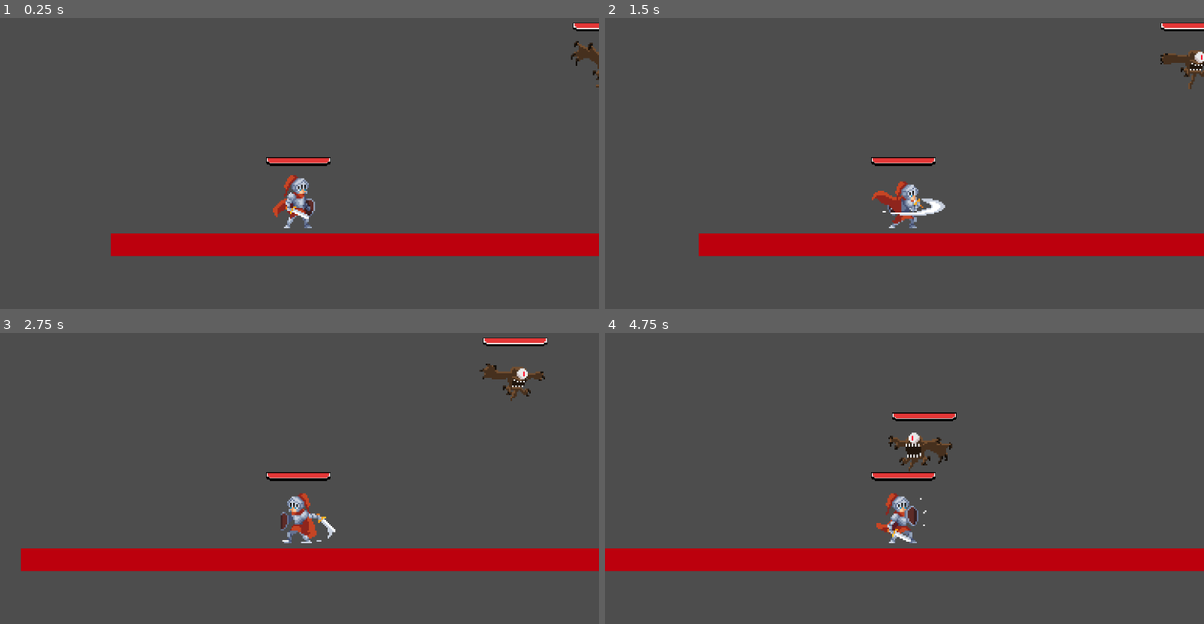
Above: before the commit, frames 1-4 (two rows, left to right).
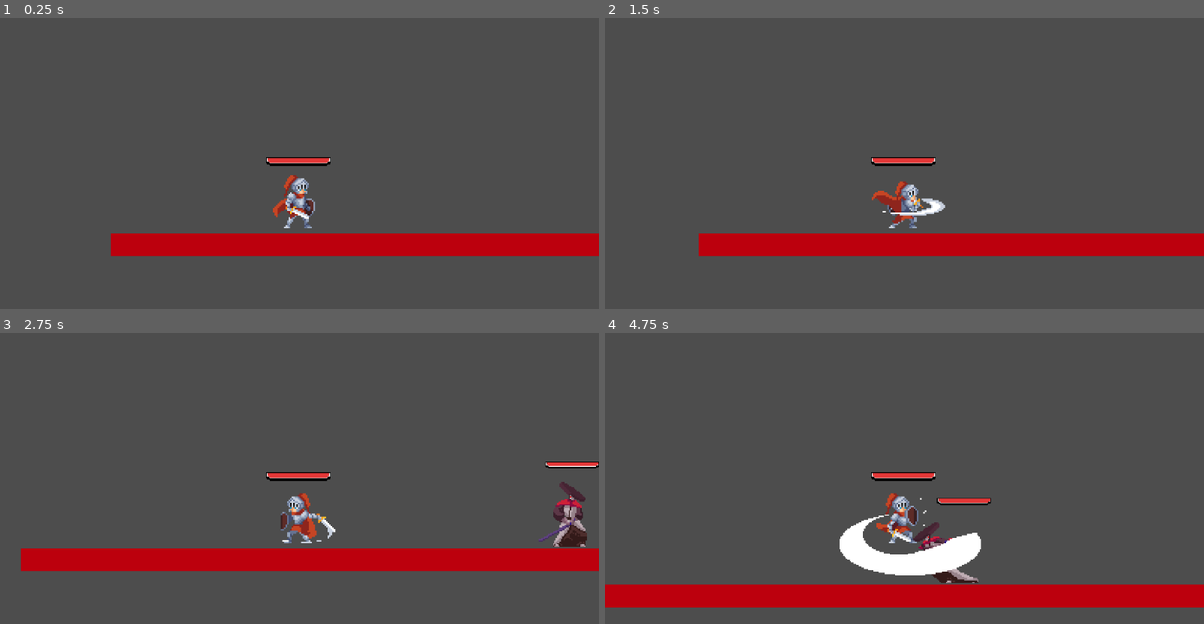
Above: after the commit, the same moments.

Repository: sky-monarch/holdThePanch
Game: Godot game, scene res://src/world.tscn
The game is run twice, just before and just after one commit, with the same random seed, the same clock (stepped at 60 frames per second) and the same inputs.
Inputs (mouse positions are in pixels of both pictures, inside the frame that each line leads up to):
- Up to frame 1 (0.25 s): no input
- Up to frame 2 (1.5 s): move the mouse to (1036, 125) at 0.52 s; hold D (right) from 0.53 s (still down); click (1036, 125) at 0.6 s; tap W (jump) at 0.77 s; right-click (1036, 125) at 0.8 s; move the mouse to (784, 157) at 1.27 s; right-click (784, 157) at 1.35 s
- Up to frame 3 (2.75 s): tap W (jump) at 1.52 s; click (179, 472) at 1.55 s; move the mouse to (359, 382) at 2.02 s; release D (right) at 2.03 s; hold A (left) from 2.03 s (still down); click (359, 382) at 2.1 s; right-click (359, 382) at 2.3 s
- Up to frame 4 (4.75 s): move the mouse to (874, 522) at 2.77 s; release A (left) at 2.78 s; hold D (right) 2.78-4.28 s; right-click (874, 522) at 2.85 s; tap W (jump) at 3.02, 3.77, 4.52 s; click (874, 522) at 3.05 s; move the mouse to (1084, 507) at 3.52 s; hold Shift (run) 3.53-4.28 s; right-click (1084, 507) at 3.8 s; move the mouse to (724, 405) at 4.27 s; hold A (left) from 4.28 s (still down); click (724, 405) at 4.35 s

The runs differ from the first frame. In frame 1, 0.4% of the frame differs, in the area x 95-100%, y 1-24%; in frame 2, 0.6%; in frame 3, 1.9%; in frame 4, 18%, in the area x 0-100%, y 27-95%.

Commit message:
Добавлен новый враг Самурай

Diff:
--- a/scripts/enemy.gd
+++ b/scripts/enemy.gd
@@ -74,16 +74,22 @@
 		return
 
 	is_attacking = true
+	can_attack = false
 	anim.play("Attack")
 
 	await get_tree().create_timer(0.3).timeout
-	if is_attacking and can_attack and player and player.has_method("take_damage") and not player.is_defend:
+
+	if is_attacking and player and player.has_method("take_damage") and not player.is_defend:
 		var bodies_in_range = attack_area.get_overlapping_bodies()
 		for body_attack in bodies_in_range:
 			if body_attack.is_in_group("player"):
 				player.take_damage(damage)
 				break
-	await anim.animation_finished
+	var animation_timeout = get_tree().create_timer(2.0)
+	var animation_finished = anim.animation_finished
+
+	@warning_ignore("standalone_expression")
+	await animation_finished or animation_timeout.timeout
 	is_attacking = false
 
 	await get_tree().create_timer(attack_cooldown).timeout
--- /dev/null
+++ b/scripts/samurai.gd
@@ -0,0 +1 @@
+extends EnemyGrav
--- /dev/null
+++ b/src/samurai.tscn
@@ -0,0 +1,311 @@
+[gd_scene load_steps=45 format=3 uid="uid://c31ph8n8ip0hy"]
+
+[ext_resource type="Script" uid="uid://cxa5olfv4qeij" path="res://scripts/samurai.gd" id="1_se4ij"]
+[ext_resource type="Texture2D" uid="uid://b4w7p5co4b8xx" path="res://resourse/sprites/Samurai/Attack2.png" id="2_cclru"]
+[ext_resource type="Texture2D" uid="uid://c77e0nffp2ur6" path="res://resourse/sprites/Samurai/Death.png" id="3_fknwx"]
+[ext_resource type="Texture2D" uid="uid://coyermunsojk7" path="res://resourse/sprites/Samurai/Take Hit - white silhouette.png" id="4_ou2a8"]
+[ext_resource type="Texture2D" uid="uid://w83u1gxv885b" path="res://resourse/sprites/Samurai/Idle.png" id="5_rewsh"]
+[ext_resource type="Texture2D" uid="uid://o74v3yr2n2r5" path="res://resourse/sprites/Samurai/Run.png" id="6_mwpp3"]
+[ext_resource type="Texture2D" uid="uid://drvc6e78shxy2" path="res://resourse/sprites/helth/Pixel1_Healthbar_0002_pixel1_border.png" id="7_vyh55"]
+[ext_resource type="Texture2D" uid="uid://3ie0ir08wrks" path="res://resourse/sprites/helth/Pixel1_Healthbar_0001_pixel1_healthbar.png" id="8_kfsqo"]
+
+[sub_resource type="AtlasTexture" id="AtlasTexture_vwqtd"]
+atlas = ExtResource("2_cclru")
+region = Rect2(0, 0, 200, 200)
+
+[sub_resource type="AtlasTexture" id="AtlasTexture_04t87"]
+atlas = ExtResource("2_cclru")
+region = Rect2(200, 0, 200, 200)
+
+[sub_resource type="AtlasTexture" id="AtlasTexture_4jqbi"]
+atlas = ExtResource("2_cclru")
+region = Rect2(400, 0, 200, 200)
+
+[sub_resource type="AtlasTexture" id="AtlasTexture_uw2rx"]
+atlas = ExtResource("2_cclru")
+region = Rect2(600, 0, 200, 200)
+
+[sub_resource type="AtlasTexture" id="AtlasTexture_ukoth"]
+atlas = ExtResource("2_cclru")
+region = Rect2(800, 0, 200, 200)
+
+[sub_resource type="AtlasTexture" id="AtlasTexture_chs0g"]
+atlas = ExtResource("2_cclru")
+region = Rect2(1000, 0, 200, 200)
+
+[sub_resource type="AtlasTexture" id="AtlasTexture_5h02h"]
+atlas = ExtResource("3_fknwx")
+region = Rect2(0, 0, 200, 200)
+
+[sub_resource type="AtlasTexture" id="AtlasTexture_h6ijg"]
+atlas = ExtResource("3_fknwx")
+region = Rect2(200, 0, 200, 200)
+
+[sub_resource type="AtlasTexture" id="AtlasTexture_gyteh"]
+atlas = ExtResource("3_fknwx")
+region = Rect2(400, 0, 200, 200)
+
+[sub_resource type="AtlasTexture" id="AtlasTexture_uwwd5"]
+atlas = ExtResource("3_fknwx")
+region = Rect2(600, 0, 200, 200)
+
+[sub_resource type="AtlasTexture" id="AtlasTexture_1qujj"]
+atlas = ExtResource("3_fknwx")
+region = Rect2(800, 0, 200, 200)
+
+[sub_resource type="AtlasTexture" id="AtlasTexture_o7md5"]
+atlas = ExtResource("3_fknwx")
+region = Rect2(1000, 0, 200, 200)
+
+[sub_resource type="AtlasTexture" id="AtlasTexture_7g3an"]
+atlas = ExtResource("4_ou2a8")
+region = Rect2(0, 0, 200, 200)
+
+[sub_resource type="AtlasTexture" id="AtlasTexture_ra1sa"]
+atlas = ExtResource("4_ou2a8")
+region = Rect2(200, 0, 200, 200)
+
+[sub_resource type="AtlasTexture" id="AtlasTexture_jqxfs"]
+atlas = ExtResource("4_ou2a8")
+region = Rect2(400, 0, 200, 200)
+
+[sub_resource type="AtlasTexture" id="AtlasTexture_ty3qn"]
+atlas = ExtResource("4_ou2a8")
+region = Rect2(600, 0, 200, 200)
+
+[sub_resource type="AtlasTexture" id="AtlasTexture_6ga1b"]
+atlas = ExtResource("5_rewsh")
+region = Rect2(0, 0, 200, 200)
+
+[sub_resource type="AtlasTexture" id="AtlasTexture_niqrq"]
+atlas = ExtResource("5_rewsh")
+region = Rect2(200, 0, 200, 200)
+
+[sub_resource type="AtlasTexture" id="AtlasTexture_lheqs"]
+atlas = ExtResource("5_rewsh")
+region = Rect2(400, 0, 200, 200)
+
+[sub_resource type="AtlasTexture" id="AtlasTexture_di8dk"]
+atlas = ExtResource("5_rewsh")
+region = Rect2(600, 0, 200, 200)
+
+[sub_resource type="AtlasTexture" id="AtlasTexture_boyli"]
+atlas = ExtResource("5_rewsh")
+region = Rect2(800, 0, 200, 200)
+
+[sub_resource type="AtlasTexture" id="AtlasTexture_x8b2k"]
+atlas = ExtResource("5_rewsh")
+region = Rect2(1000, 0, 200, 200)
+
+[sub_resource type="AtlasTexture" id="AtlasTexture_4k1tk"]
+atlas = ExtResource("5_rewsh")
+region = Rect2(1200, 0, 200, 200)
+
+[sub_resource type="AtlasTexture" id="AtlasTexture_a5p66"]
+atlas = ExtResource("5_rewsh")
+region = Rect2(1400, 0, 200, 200)
+
+[sub_resource type="AtlasTexture" id="AtlasTexture_eqvp8"]
+atlas = ExtResource("6_mwpp3")
+region = Rect2(0, 0, 200, 200)
+
+[sub_resource type="AtlasTexture" id="AtlasTexture_df8l1"]
+atlas = ExtResource("6_mwpp3")
+region = Rect2(200, 0, 200, 200)
+
+[sub_resource type="AtlasTexture" id="AtlasTexture_lettt"]
+atlas = ExtResource("6_mwpp3")
+region = Rect2(400, 0, 200, 200)
+
+[sub_resource type="AtlasTexture" id="AtlasTexture_4mabt"]
+atlas = ExtResource("6_mwpp3")
+region = Rect2(600, 0, 200, 200)
+
+[sub_resource type="AtlasTexture" id="AtlasTexture_wukut"]
+atlas = ExtResource("6_mwpp3")
+region = Rect2(800, 0, 200, 200)
+
+[sub_resource type="AtlasTexture" id="AtlasTexture_du7qx"]
+atlas = ExtResource("6_mwpp3")
+region = Rect2(1000, 0, 200, 200)
+
+[sub_resource type="AtlasTexture" id="AtlasTexture_fpd8x"]
+atlas = ExtResource("6_mwpp3")
+region = Rect2(1200, 0, 200, 200)
+
+[sub_resource type="AtlasTexture" id="AtlasTexture_qqe3t"]
+atlas = ExtResource("6_mwpp3")
+region = Rect2(1400, 0, 200, 200)
+
+[sub_resource type="SpriteFrames" id="SpriteFrames_xrl3s"]
+animations = [{
+"frames": [{
+"duration": 1.0,
+"texture": SubResource("AtlasTexture_vwqtd")
+}, {
+"duration": 1.0,
+"texture": SubResource("AtlasTexture_04t87")
+}, {
+"duration": 1.0,
+"texture": SubResource("AtlasTexture_4jqbi")
+}, {
+"duration": 1.0,
+"texture": SubResource("AtlasTexture_uw2rx")
+}, {
+"duration": 1.0,
+"texture": SubResource("AtlasTexture_ukoth")
+}, {
+"duration": 1.0,
+"texture": SubResource("AtlasTexture_chs0g")
+}],
+"loop": false,
+"name": &"Attack",
+"speed": 5.0
+}, {
+"frames": [{
+"duration": 1.0,
+"texture": SubResource("AtlasTexture_5h02h")
+}, {
+"duration": 1.0,
+"texture": SubResource("AtlasTexture_h6ijg")
+}, {
+"duration": 1.0,
+"texture": SubResource("AtlasTexture_gyteh")
+}, {
+"duration": 1.0,
+"texture": SubResource("AtlasTexture_uwwd5")
+}, {
+"duration": 1.0,
+"texture": SubResource("AtlasTexture_1qujj")
+}, {
+"duration": 1.0,
+"texture": SubResource("AtlasTexture_o7md5")
+}],
+"loop": false,
+"name": &"Die",
+"speed": 5.0
+}, {
+"frames": [{
+"duration": 1.0,
+"texture": SubResource("AtlasTexture_7g3an")
+}, {
+"duration": 1.0,
+"texture": SubResource("AtlasTexture_ra1sa")
+}, {
+"duration": 1.0,
+"texture": SubResource("AtlasTexture_jqxfs")
+}, {
+"duration": 1.0,
+"texture": SubResource("AtlasTexture_ty3qn")
+}],
+"loop": false,
+"name": &"Hurt",
+"speed": 5.0
+}, {
+"frames": [{
+"duration": 1.0,
+"texture": SubResource("AtlasTexture_6ga1b")
+}, {
+"duration": 1.0,
+"texture": SubResource("AtlasTexture_niqrq")
+}, {
+"duration": 1.0,
+"texture": SubResource("AtlasTexture_lheqs")
+}, {
+"duration": 1.0,
+"texture": SubResource("AtlasTexture_di8dk")
+}, {
+"duration": 1.0,
+"texture": SubResource("AtlasTexture_boyli")
+}, {
+"duration": 1.0,
+"texture": SubResource("AtlasTexture_x8b2k")
+}, {
+"duration": 1.0,
+"texture": SubResource("AtlasTexture_4k1tk")
+}, {
+"duration": 1.0,
+"texture": SubResource("AtlasTexture_a5p66")
+}],
+"loop": true,
+"name": &"Idle",
+"speed": 5.0
+}, {
+"frames": [{
+"duration": 1.0,
+"texture": SubResource("AtlasTexture_eqvp8")
+}, {
+"duration": 1.0,
+"texture": SubResource("AtlasTexture_df8l1")
+}, {
+"duration": 1.0,
+"texture": SubResource("AtlasTexture_lettt")
+}, {
+"duration": 1.0,
+"texture": SubResource("AtlasTexture_4mabt")
+}, {
+"duration": 1.0,
+"texture": SubResource("AtlasTexture_wukut")
+}, {
+"duration": 1.0,
+"texture": SubResource("AtlasTexture_du7qx")
+}, {
+"duration": 1.0,
+"texture": SubResource("AtlasTexture_fpd8x")
+}, {
+"duration": 1.0,
+"texture": SubResource("AtlasTexture_qqe3t")
+}],
+"loop": true,
+"name": &"Walk",
+"speed": 5.0
+}]
+
+[sub_resource type="RectangleShape2D" id="RectangleShape2D_w2ocw"]
+size = Vector2(46, 53.083336)
+
+[sub_resource type="RectangleShape2D" id="RectangleShape2D_o8cch"]
+size = Vector2(303.6667, 139)
+
+[sub_resource type="RectangleShape2D" id="RectangleShape2D_0875p"]
+size = Vector2(92, 53.666668)
+
+[node name="samurai" type="CharacterBody2D"]
+scale = Vector2(2.5, 2.5)
+script = ExtResource("1_se4ij")
+attack_cooldown = 2.0
+
+[node name="AnimatedSprite2D" type="AnimatedSprite2D" parent="."]
+position = Vector2(-0.6666667, 3)
+sprite_frames = SubResource("SpriteFrames_xrl3s")
+animation = &"Attack"
+
+[node name="CollisionShape2D" type="CollisionShape2D" parent="."]
+position = Vector2(-3.333333, -0.8749981)
+shape = SubResource("RectangleShape2D_w2ocw")
+
+[node name="DetectionArea" type="Area2D" parent="."]
+
+[node name="CollisionShape2D" type="CollisionShape2D" parent="DetectionArea"]
+position = Vector2(-0.33332825, 0.666667)
+shape = SubResource("RectangleShape2D_o8cch")
+
+[node name="AttackArea" type="Area2D" parent="."]
+
+[node name="CollisionShape2D" type="CollisionShape2D" parent="AttackArea"]
+position = Vector2(-3.666666, -0.83333397)
+shape = SubResource("RectangleShape2D_0875p")
+
+[node name="HelthBar" type="Node2D" parent="."]
+
+[node name="EmptyHelthBar" type="Sprite2D" parent="HelthBar"]
+position = Vector2(-22.666666, -73.33333)
+scale = Vector2(0.5, 0.5)
+texture = ExtResource("7_vyh55")
+centered = false
+
+[node name="FullHelthBar" type="Sprite2D" parent="HelthBar"]
+position = Vector2(-22.333334, -67.333336)
+scale = Vector2(0.5, 0.5)
+texture = ExtResource("8_kfsqo")
+centered = false
--- a/src/world.tscn
+++ b/src/world.tscn
@@ -1,7 +1,7 @@
 [gd_scene load_steps=4 format=3 uid="uid://itim7t886ocy"]
 
 [ext_resource type="PackedScene" uid="uid://nmxrnoi4v2sn" path="res://src/player.tscn" id="1_tp5op"]
-[ext_resource type="PackedScene" uid="uid://dgwbk2yxel34m" path="res://src/flying_eye.tscn" id="2_xlegt"]
+[ext_resource type="PackedScene" uid="uid://c31ph8n8ip0hy" path="res://src/samurai.tscn" id="2_xlegt"]
 
 [sub_resource type="RectangleShape2D" id="RectangleShape2D_ktcc2"]
 size = Vector2(2231, 46)
@@ -24,5 +24,5 @@
 [node name="player" parent="." instance=ExtResource("1_tp5op")]
 position = Vector2(-33, 232)
 
-[node name="Flying_eye" parent="." instance=ExtResource("2_xlegt")]
-position = Vector2(543, -43)
+[node name="samurai" parent="." instance=ExtResource("2_xlegt")]
+position = Vector2(662.00006, 223.00002)
Binary file added: resourse/sprites/Samurai/Attack1.png
Not shown, added: resourse/sprites/Samurai/Attack1.png.import
Binary file added: resourse/sprites/Samurai/Attack2.png
Not shown, added: resourse/sprites/Samurai/Attack2.png.import
Binary file added: resourse/sprites/Samurai/Death.png
Not shown, added: resourse/sprites/Samurai/Death.png.import
Binary file added: resourse/sprites/Samurai/Fall.png
Not shown, added: resourse/sprites/Samurai/Fall.png.import
Binary file added: resourse/sprites/Samurai/Idle.png
Not shown, added: resourse/sprites/Samurai/Idle.png.import
Binary file added: resourse/sprites/Samurai/Jump.png
Not shown, added: resourse/sprites/Samurai/Jump.png.import
(and 7 more such lines)
